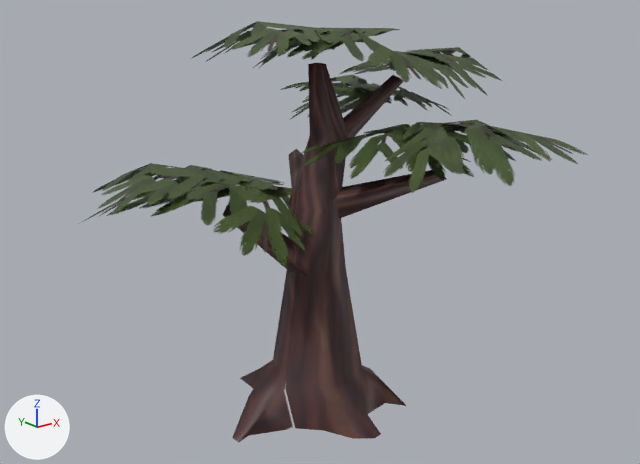
One commit to the FBX model Assets/XanaBuilder Assets/Models/FRM/02_FarmVegetation/FRM0210012_tree04/FRM0210012.fbx: the scene before it, then after it.
Before and after are seen from a 50 mm camera at (-5.66, -7.36, 5.01) aimed at (0.35, 0.15, 2.01). Arrows for +X, +Y and +Z are at lower left; the lights stay in place. Where no turn or scale is listed for an object, it has been applied to the vertices.

Names of what the first picture shows: 'smFRM0210012'.
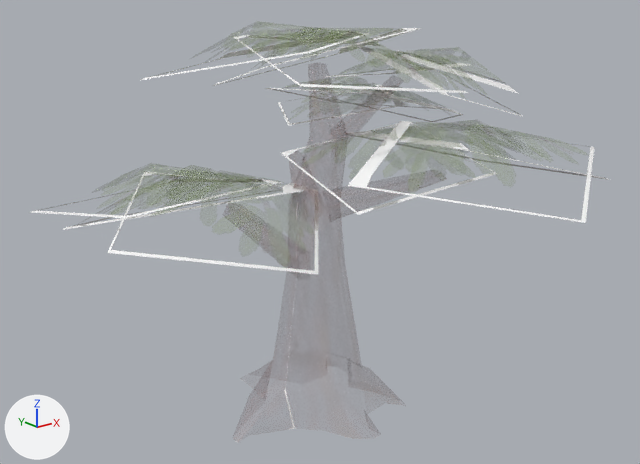
Changed parts and their boxes (x1, y1, x2, y2) in the pictures (640 x 464 px):
'smFRM0210012', surface changed: (31, 21, 605, 443) in both

Edits to the bpy script that builds the scene:
```text
Change img_txfrm0210012_diffuse_png:
    img_txfrm0210012_diffuse_png: load_image('txFRM0210012_Diffuse.png', '_unpacked/txFRM0210012_Diffuse.png', 1024, 1024, 'sRGB') -> load_image('txFRM0210012_Diffuse.png', 'txFRM0210012_Diffuse.png', 1024, 1024, 'Non-Color')
Change mat_mtfrm0210012_placemode:
    add n3 = _N.new('ShaderNodeTexImage'); n3.name = 'Image Texture.001'
    add n3.image = img_txfrm0210012_diffuse_png
    where n2 = _N.new('ShaderNodeTexImage'); n2.name = 'Image Texture'
    where n0 = _N.new('ShaderNodeBsdfPrincipled'); n0.name = 'Principled BSDF'
    remove _L.new(n2.outputs[1], n0.inputs[4])  # 'Alpha' to 'Alpha'
    add _L.new(n3.outputs[0], n0.inputs[4])  # 'Color' to 'Alpha'
```
